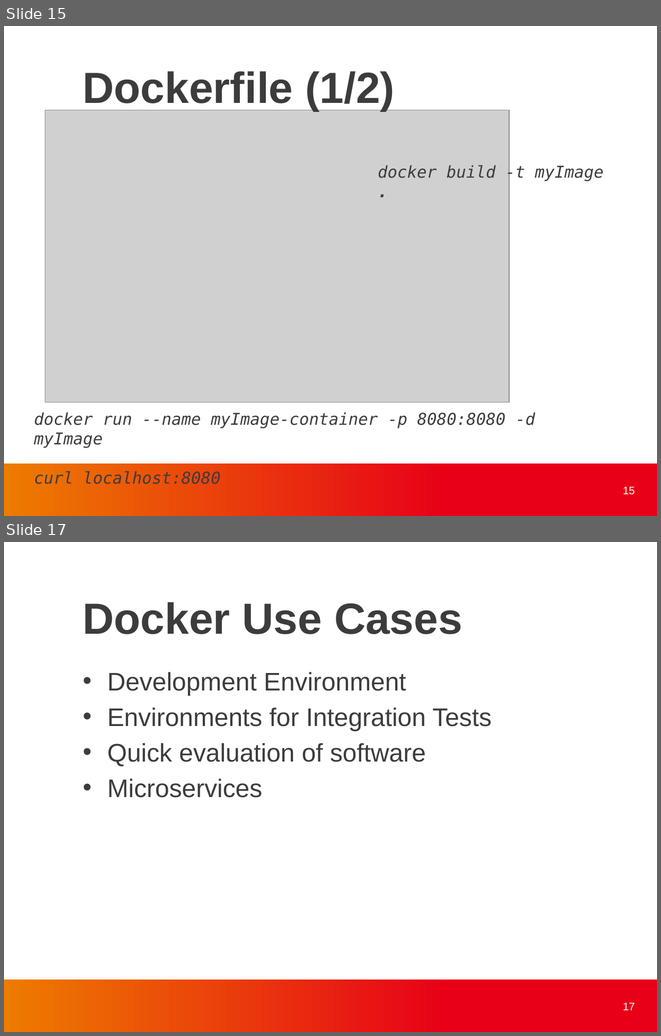
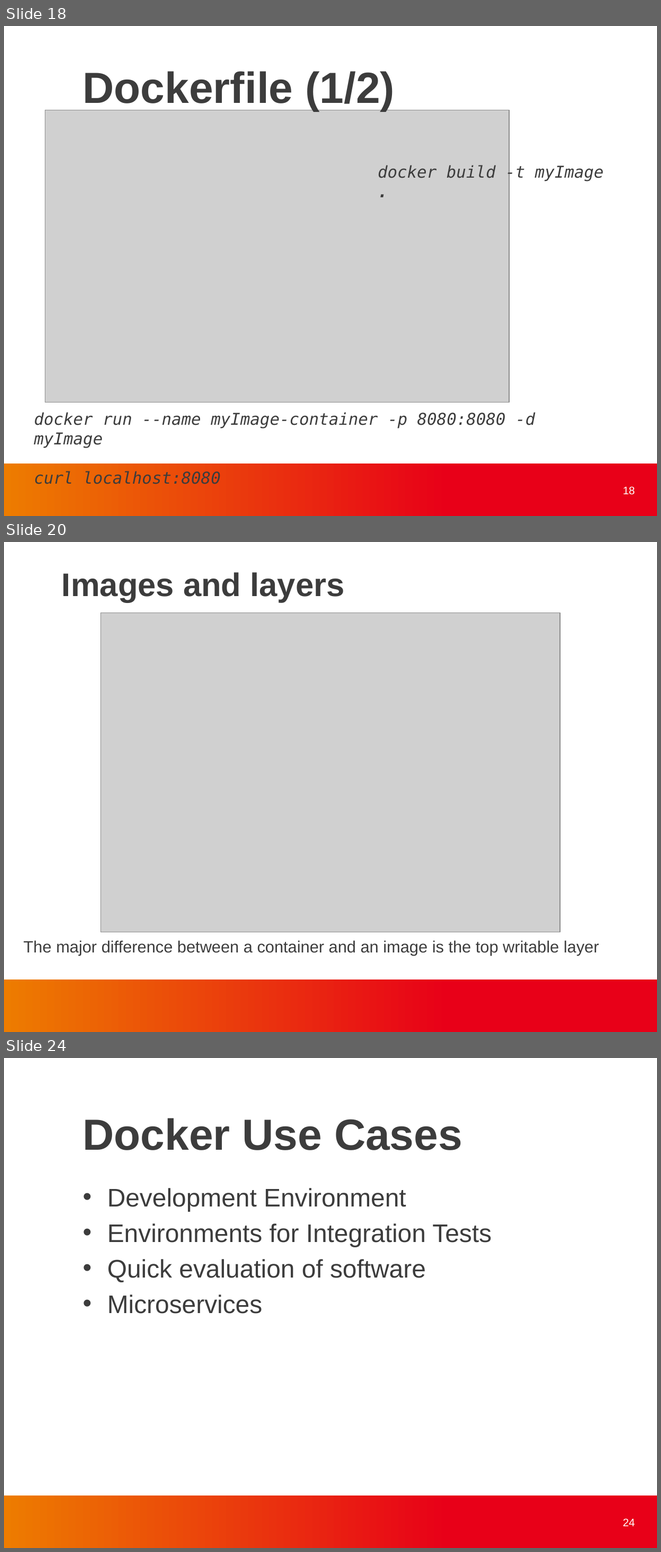
Before and after one commit to finneon/docker, a slide deck: docker_present.pptx. Shown one above the other, each under a label of ours: slides 15 and 17 before the commit, slides 18, 20 and 24 after it; the slides between them are not shown. The pictures are 661x1036 and 661x1552 pixels, drawn with LibreOffice and Linux fonts; fonts in the diff are those of the drawing; grey boxes stand for pictures; background and template pictures are left out. Boxes give left, top, right and bottom in pixels: in the first picture for what was removed or moved away, otherwise in the second. Text is boxed around its words. In the diff, an @@ line names an element or a change of style, - is before the commit and + after.

Commit message:
Update docker_present slide
- Add docker layers
- VM vs docker
- docker volumes

```diff
--- a/docker_present.pptx
+++ b/docker_present.pptx
@@ slide 20 added at box(4, 542, 657, 1032), background #FFFFFF; not listed: 1 template element that a slide beside it also shows @@
@@ text added at box(62, 572, 345, 602), 36 pt, text #3C3C3C, bold @@
+Images and layers
@@ picture added at box(100, 612, 559, 932) @@
@@ text added at box(24, 940, 599, 955), 18 pt, text #3C3C3C @@
+The major difference between a container and an image is the top writable layer
@@ what was slide 15 is now slide 18 @@
@@ page number at box(623, 486, 635, 495): text changed @@
-15
+18
@@ what was slide 17 is now slide 24 @@
@@ page number at box(623, 1518, 635, 1526): text changed @@
-17
+24
```
Also in this commit, not shown: 5 slides changed, 6 other slides added.
